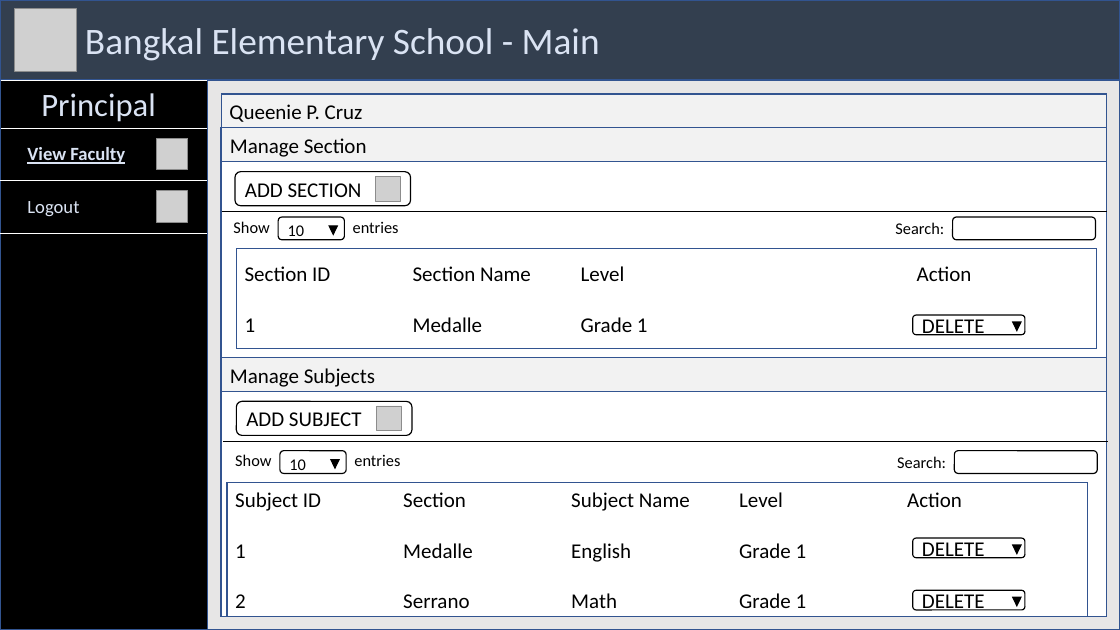
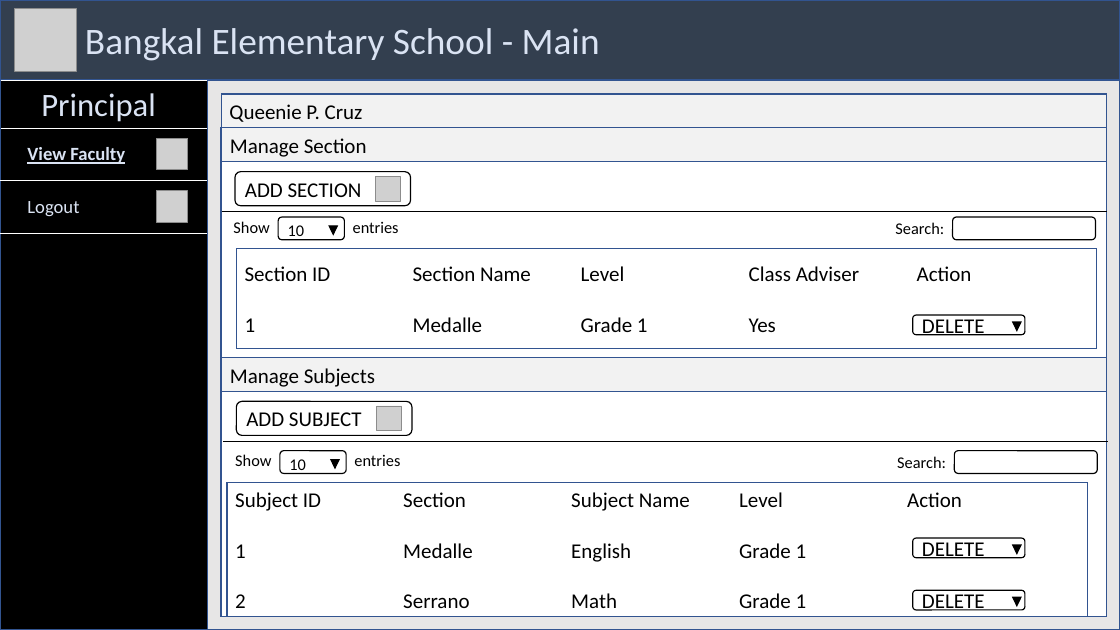
Before and after one commit to seans888/Grade-Archive, a slide deck: slide 3 of Documentation/WIREFRAMES/WIREFRAME FILE.pptx. Drawn at 1120x630 pixels with LibreOffice and Linux fonts; fonts in the diff are those of the drawing; grey boxes stand for pictures. Boxes give left, top, right and bottom in pixels: in the first picture for what was removed or moved away, otherwise in the second. Text is boxed around its words. In the diff, an @@ line names an element or a change of style, - is before the commit and + after.

Commit message:
revised WIREFRAME FILE.pptx

```diff
--- a/Documentation/WIREFRAMES/WIREFRAME FILE.pptx
+++ b/Documentation/WIREFRAMES/WIREFRAME FILE.pptx
@@ text in rectangle at <box>245,266,972,332</box>: text changed @@
-Section ID Section Name Level Action
-1 Medalle Grade 1
+Section ID Section Name Level Class Adviser Action
+1 Medalle Grade 1 Yes
```
